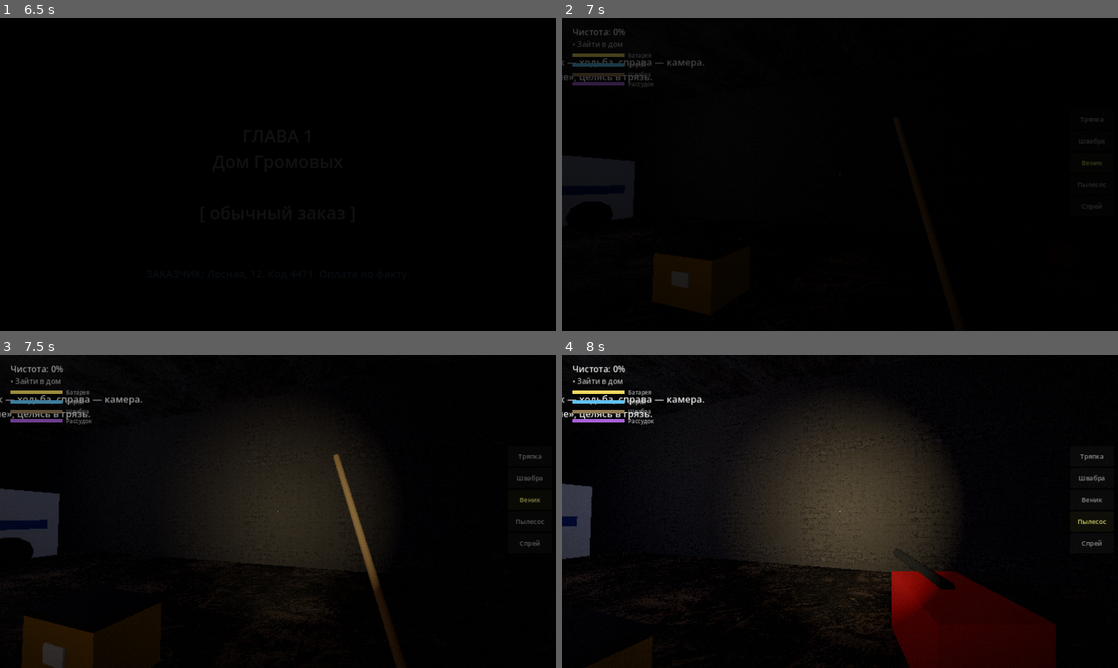
Above: before the commit, frames 1-4 (two rows, left to right).
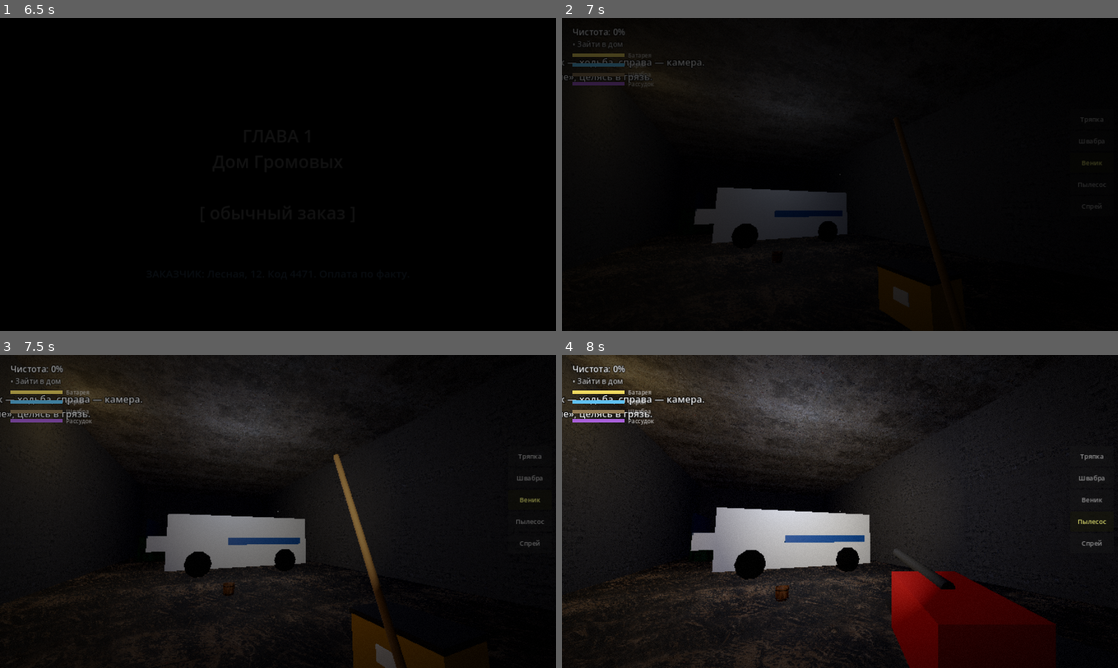
Above: after the commit, the same moments.

Repository: pyfoldev/Claude
Game: Godot game, scene res://main.tscn
The game is run twice, just before and just after one commit, with the same random seed, the same clock (stepped at 60 frames per second) and the same inputs.
Inputs (mouse positions are in pixels of both pictures, inside the frame that each line leads up to):
- Up to frame 1 (6.5 s): click "Новая игра" at 0.5 s; click "Тряпка" at 1.25 s; click "Швабра" at 2 s; click "Веник" at 2.75 s; click "Пылесос" at 3.5 s; click "Спрей" at 4.25 s; tap Enter at 5 s; move the mouse to (305, 174) at 5.02 s; hold Q (tool_next) 5.03-5.78 s; hold W (move_forward) from 5.03 s (still down); click (305, 174) at 5.17 s; move the mouse to (250, 174) at 5.77 s; tap E (action) at 5.85 s; click (250, 174) at 5.92 s; tap Q (tool_next) at 6.05 s
- Up to frame 2 (7 s): keep holding W (move_forward); move the mouse to (851, 168) at 6.52 s; hold C (crouch) from 6.53 s (still down); click (851, 168) at 6.67 s; tap Q (tool_next) at 6.8 s
- Up to frame 3 (7.5 s): keep holding W (move_forward); move the mouse to (272, 517) at 7.27 s; release C (crouch) at 7.28 s; tap F (flashlight) at 7.35 s; click (272, 517) at 7.42 s
- Up to frame 4 (8 s): keep holding W (move_forward); tap Q (tool_next) at 7.55 s

Frame 1 is identical in both runs. In frame 2, 4.0% of the frame differs, in the area x 10-65%, y 15-93%; in frame 3, 21%; in frame 4, 34%, in the area x 0-92%, y 0-100%.

Commit message:
Фикс управления (стик, скорость камеры), реалистичные модели Poly Haven, лучшие монстры

Diff:
--- a/monsters/models.gd
+++ b/monsters/models.gd
@@ -6,7 +6,7 @@
 	piv.name = name
 	piv.position = pos
 	parent.add_child(piv)
-	Props.box(piv, size, Vector3(0, -size.y / 2.0, 0) + pivot_off, mat)
+	Props.cap(piv, maxf(size.x, size.z) * 0.55, size.y, Vector3(0, -size.y / 2.0, 0) + pivot_off, mat)
 	return piv
 
 static func _eyes(parent: Node3D, y: float, z: float, spread: float, size: float, color: Color) -> void:
@@ -23,7 +23,7 @@
 			var sc: float = o.get("scale", 1.0)
 			root.set_meta("head", 1.75 * sc)
 			var body := Node3D.new(); body.name = "body"; root.add_child(body)
-			Props.box(body, Vector3(0.5, 0.8, 0.28), Vector3(0, 1.1, 0), black)
+			Props.cap(body, 0.24, 0.95, Vector3(0, 1.15, 0), black, 1.0, 0.65)
 			Props.sph(body, 0.17, Vector3(0, 1.68, 0), black, 1.15)
 			_eyes(body, 1.7, 0.15, 0.07, 0.07, Color(1, 1, 0.95))
 			_limb(body, "arm_l", Vector3(-0.32, 1.45, 0), Vector3(0.1, 0.95, 0.1), black)
@@ -35,7 +35,7 @@
 			root.set_meta("head", 1.0)
 			var body2 := Node3D.new(); body2.name = "body"; root.add_child(body2)
 			var pale := Mats.color(Color(0.75, 0.72, 0.68), 0.9)
-			Props.box(body2, Vector3(0.28, 0.4, 0.16), Vector3(0, 0.62, 0), Mats.color(Color(0.45, 0.1, 0.1)))
+			Props.cap(body2, 0.14, 0.45, Vector3(0, 0.62, 0), Mats.color(Color(0.45, 0.1, 0.1)), 1.0, 0.7)
 			Props.sph(body2, 0.11, Vector3(0, 0.95, 0), pale, 1.1)
 			_eyes(body2, 0.96, 0.09, 0.04, 0.045, Color(0, 0, 0))
 			_limb(body2, "arm_l", Vector3(-0.18, 0.8, 0), Vector3(0.06, 0.45, 0.06), pale)
@@ -47,7 +47,7 @@
 			var suit := Mats.color(Color(0.04, 0.04, 0.05), 0.8)
 			var skin := Mats.color(Color(0.78, 0.75, 0.7), 0.7)
 			var body3 := Node3D.new(); body3.name = "body"; root.add_child(body3)
-			Props.box(body3, Vector3(0.62, 1.0, 0.34), Vector3(0, 1.55, 0), suit)
+			Props.cap(body3, 0.31, 1.2, Vector3(0, 1.6, 0), suit, 1.0, 0.6)
 			Props.sph(body3, 0.2, Vector3(0, 2.25, 0), skin, 1.3)
 			Props.box(body3, Vector3(0.05, 0.22, 0.02), Vector3(0, 2.18, 0.2), Mats.color(Color(0.02, 0.0, 0.0)))   # тонкий рот
 			_limb(body3, "arm_l", Vector3(-0.4, 2.0, 0), Vector3(0.1, 1.45, 0.1), suit)
@@ -74,7 +74,7 @@
 			var hair := Mats.color(Color(0.03, 0.02, 0.02), 1.0)
 			var b5 := Node3D.new(); b5.name = "body"; root.add_child(b5)
 			Props.cyl(b5, 0.45, 1.25, Vector3(0, 0.62, 0), dress, 0.2)
-			Props.box(b5, Vector3(0.38, 0.55, 0.22), Vector3(0, 1.5, 0), dress)
+			Props.cap(b5, 0.2, 0.7, Vector3(0, 1.5, 0), dress, 1.0, 0.7)
 			Props.sph(b5, 0.14, Vector3(0, 1.95, 0), pale2, 1.25)
 			Props.box(b5, Vector3(0.34, 1.0, 0.1), Vector3(0, 1.55, -0.1), hair)
 			Props.box(b5, Vector3(0.28, 0.22, 0.08), Vector3(0, 2.0, -0.05), hair)
@@ -87,7 +87,7 @@
 			var ov := Mats.color(Color(0.2, 0.3, 0.55), 0.9)
 			var sk := Mats.color(Color(0.7, 0.62, 0.55), 0.9)
 			var b6 := Node3D.new(); b6.name = "body"; root.add_child(b6)
-			Props.box(b6, Vector3(0.5, 0.75, 0.28), Vector3(0, 1.15, 0), ov)
+			Props.cap(b6, 0.24, 0.85, Vector3(0, 1.2, 0), ov, 1.0, 0.65)
 			Props.sph(b6, 0.15, Vector3(0, 1.65, 0), sk, 1.15)
 			_limb(b6, "arm_l", Vector3(-0.3, 1.45, 0), Vector3(0.1, 0.7, 0.1), ov)
 			_limb(b6, "arm_r", Vector3(0.3, 1.45, 0), Vector3(0.1, 0.7, 0.1), ov)
--- a/player/player.gd
+++ b/player/player.gd
@@ -144,7 +144,7 @@
 	if event is InputEventMouseButton and event.pressed and Input.mouse_mode != Input.MOUSE_MODE_CAPTURED and not get_tree().paused:
 		Input.mouse_mode = Input.MOUSE_MODE_CAPTURED
 	if event is InputEventMouseMotion and Input.mouse_mode == Input.MOUSE_MODE_CAPTURED:
-		look_delta += event.relative * 0.25
+		look_delta += event.relative * 0.35
 	if event is InputEventMouseButton and Input.mouse_mode == Input.MOUSE_MODE_CAPTURED:
 		if event.button_index == MOUSE_BUTTON_LEFT:
 			action_held = event.pressed
@@ -176,7 +176,7 @@
 		_stop_tool_loops()
 		return
 	# --- взгляд ---
-	var sens := 0.12 * float(Game.settings.sens)
+	var sens := 0.32 * float(Game.settings.sens)
 	var inv := -1.0 if Game.settings.invert else 1.0
 	if not look_lock:
 		rotation_degrees.y -= look_delta.x * sens
--- /dev/null
+++ b/tests/gallery.gd
@@ -0,0 +1,19 @@
+extends Node3D
+## Галерея пропов для проверки масштаба/ориентации: tests/gallery.tscn
+func _ready() -> void:
+	var kinds := ["sofa","armchair","table","chair","stool","bed","wardrobe","bookshelf","dresser","stove","mirror","radio","plant","bucket","crate","box","bag","kettle","statue","tv","fridge","counter","lamp","piano"]
+	var env := WorldEnvironment.new(); var e := Environment.new()
+	e.background_mode = Environment.BG_COLOR; e.background_color = Color(0.2,0.2,0.25)
+	e.ambient_light_source = Environment.AMBIENT_SOURCE_COLOR; e.ambient_light_color = Color(0.6,0.6,0.65); e.ambient_light_energy = 0.8
+	env.environment = e; add_child(env)
+	var fl := MeshInstance3D.new(); var pm := PlaneMesh.new(); pm.size = Vector2(40, 20); fl.mesh = pm; add_child(fl)
+	var l := DirectionalLight3D.new(); l.rotation_degrees = Vector3(-50, 20, 0); add_child(l)
+	for i in kinds.size():
+		var n := Props.make(kinds[i])
+		n.position = Vector3((i % 8) * 2.4 - 8.4, 0, floor(i / 8) * 3.0 - 2.5)
+		add_child(n)
+	var cam := Camera3D.new(); add_child(cam)
+	cam.position = Vector3(0, 5.0, 8.5); cam.rotation_degrees = Vector3(-30, 0, 0); cam.current = true
+	await get_tree().create_timer(0.8).timeout
+	get_viewport().get_texture().get_image().save_png("/tmp/gallery.png")
+	get_tree().quit()
--- /dev/null
+++ b/tests/gallery.tscn
@@ -0,0 +1,4 @@
+[gd_scene load_steps=2 format=3]
+[ext_resource type="Script" path="res://tests/gallery.gd" id="1"]
+[node name="Smoke" type="Node3D"]
+script = ExtResource("1")
--- /dev/null
+++ b/tests/monsters.gd
@@ -0,0 +1,13 @@
+extends Node3D
+func _ready() -> void:
+	var env := WorldEnvironment.new(); var e := Environment.new()
+	e.background_mode = Environment.BG_COLOR; e.background_color = Color(0.1,0.1,0.14)
+	e.ambient_light_source = Environment.AMBIENT_SOURCE_COLOR; e.ambient_light_color = Color(0.7,0.7,0.75); e.ambient_light_energy = 0.9
+	env.environment = e; add_child(env)
+	var l := DirectionalLight3D.new(); l.rotation_degrees = Vector3(-40, 30, 0); add_child(l)
+	var kinds := ["shadow","child","host","crawler","mother","artem"]
+	for i in kinds.size():
+		var m := MonsterModels.build(kinds[i]); m.position = Vector3(i * 1.8 - 4.5, 0, 0); m.rotation_degrees.y = 180; add_child(m)
+	var cam := Camera3D.new(); add_child(cam); cam.position = Vector3(0, 1.4, -6); cam.rotation_degrees = Vector3(-5, 180, 0); cam.current = true
+	await get_tree().create_timer(0.6).timeout
+	get_viewport().get_texture().get_image().save_png("/tmp/monsters.png"); get_tree().quit()
--- /dev/null
+++ b/tests/monsters.tscn
@@ -0,0 +1,4 @@
+[gd_scene load_steps=2 format=3]
+[ext_resource type="Script" path="res://tests/monsters.gd" id="1"]
+[node name="Smoke" type="Node3D"]
+script = ExtResource("1")
--- /dev/null
+++ b/tests/touch.gd
@@ -0,0 +1,36 @@
+extends Node
+var level
+var frames := 0
+func _ready() -> void:
+	Game.touch_mode = true
+	Game.chapter = 1; Game.checkpoint = {}
+	level = load("res://world/level.tscn").instantiate()
+	add_child(level)
+func _physics_process(_d: float) -> void:
+	frames += 1
+	var p = Game.player
+	if frames == 3:
+		level.hud.fade.color.a = 0.0
+		for c in level.hud.get_children():
+			if c is Label and c.text.begins_with("ГЛАВА"): c.queue_free()
+		p.frozen = false; level.gameplay_locked = false
+		print("touch ctrl size=", level.hud.touch.size, " visible=", level.hud.touch.visible, " player=", level.hud.touch.player)
+	if frames == 6:
+		var e := InputEventScreenTouch.new(); e.index = 0; e.pressed = true; e.position = Vector2(200, 500)
+		Input.parse_input_event(e)
+	if frames == 8:
+		var d := InputEventScreenDrag.new(); d.index = 0; d.position = Vector2(200, 400); d.relative = Vector2(0, -100)
+		Input.parse_input_event(d)
+	if frames == 10:
+		print("move_input=", p.move_input)
+	if frames == 12:
+		var e2 := InputEventScreenTouch.new(); e2.index = 1; e2.pressed = true; e2.position = Vector2(800, 300)
+		Input.parse_input_event(e2)
+		var d2 := InputEventScreenDrag.new(); d2.index = 1; d2.position = Vector2(900, 300); d2.relative = Vector2(100, 0)
+		Input.parse_input_event(d2)
+	if frames == 14:
+		print("yaw=", p.rotation_degrees.y, " pos=", p.global_position)
+	if frames == 40:
+		print("pos after=", p.global_position)
+		get_viewport().get_texture().get_image().save_png("/tmp/touch.png")
+		get_tree().quit()
--- /dev/null
+++ b/tests/touch.tscn
@@ -0,0 +1,4 @@
+[gd_scene load_steps=2 format=3]
+[ext_resource type="Script" path="res://tests/touch.gd" id="1"]
+[node name="Smoke" type="Node"]
+script = ExtResource("1")
--- a/ui/touch_controls.gd
+++ b/ui/touch_controls.gd
@@ -15,8 +15,8 @@
 
 func _ready() -> void:
 	mouse_filter = Control.MOUSE_FILTER_IGNORE
-	set_anchors_preset(Control.PRESET_FULL_RECT)
-	resized.connect(_layout)
+	position = Vector2.ZERO
+	size = get_viewport().get_visible_rect().size
 	_layout()
 
 func _layout() -> void:
@@ -26,7 +26,7 @@
 		"action": {"c": Vector2(s.x - 140 * k, s.y - 150 * k), "r": 82 * k, "label": "ДЕЙСТВИЕ"},
 		"flash": {"c": Vector2(s.x - 300 * k, s.y - 95 * k), "r": 52 * k, "label": "ФОНАРЬ"},
 		"crouch": {"c": Vector2(s.x - 300 * k, s.y - 225 * k), "r": 48 * k, "label": "ПРИСЕСТЬ"},
-		"tool_next": {"c": Vector2(s.x - 140 * k, s.y - 320 * k), "r": 48 * k, "label": "СМЕНА"},
+		"tool_next": {"c": Vector2(s.x - 300 * k, s.y - 355 * k), "r": 48 * k, "label": "СМЕНА"},
 		"notebook": {"c": Vector2(s.x - 70, 62), "r": 40, "label": "БЛОКНОТ"},
 		"pause": {"c": Vector2(s.x - 160, 62), "r": 34, "label": "II"},
 	}
@@ -76,7 +76,7 @@
 			if v.length() > 1.0:
 				stick_origin = stick_pos - v.normalized() * STICK_R
 		elif event.index == look_id:
-			player.look_delta += (p2 - look_last) * 0.55
+			player.look_delta += (p2 - look_last) * 1.0
 			look_last = p2
 		queue_redraw()
 
@@ -103,6 +103,12 @@
 			if down: hud.toggle_pause()
 
 func _process(_d: float) -> void:
+	var vs := get_viewport().get_visible_rect().size
+	if size != vs:
+		position = Vector2.ZERO
+		size = vs
+		_layout()
+		queue_redraw()
 	if player and (stick_id != -1 or not btn_touch.is_empty()):
 		queue_redraw()
 
--- a/world/chapters/ch1.gd
+++ b/world/chapters/ch1.gd
@@ -11,7 +11,7 @@
 func build(L: Level) -> void:
 	var b := L.b
 	var legend := {
-		"Y": {"name": "Двор", "floor": "floor_conc", "wall": "wall_brick", "ceil": "wall_grey", "light": 0.6, "light_color": Color(0.6, 0.7, 1.0), "h": 4.0, "wall_tint": Color(0.5, 0.5, 0.55)},
+		"Y": {"name": "Двор", "floor": "floor_conc", "wall": "wall_brick", "ceil": "wall_grey", "light": 1.4, "light_color": Color(0.7, 0.78, 1.0), "h": 4.0, "wall_tint": Color(0.5, 0.5, 0.55)},
 		"H": {"name": "Прихожая", "floor": "floor_wood", "wall": "wall_paper", "light": 0.9},
 		"K": {"name": "Кухня", "floor": "floor_tile", "wall": "wall_plaster", "wall_tint": Color(0.8, 0.8, 0.7), "light": 1.1},
 		"P": {"name": "Кладовая", "floor": "floor_lino", "wall": "wall_grey", "light": 0.6},
--- a/world/common.gd
+++ b/world/common.gd
@@ -145,7 +145,7 @@
 	Common.van_exit(L, b.P(room, 0.4, 0.62), 90)
 	b.lamp_light(b.P(room, 0.9, 0.5, 3.2), Color(1, 0.9, 0.6), 0.6, 9.0)
 
-const YARD_SPEC := {"name": "Двор", "floor": "floor_conc", "wall": "wall_brick", "ceil": "wall_grey", "light": 0.6, "light_color": Color(0.6, 0.7, 1.0), "h": 4.0, "wall_tint": Color(0.5, 0.5, 0.55)}
+const YARD_SPEC := {"name": "Двор", "floor": "floor_conc", "wall": "wall_brick", "ceil": "wall_grey", "light": 1.4, "light_color": Color(0.7, 0.78, 1.0), "h": 4.0, "wall_tint": Color(0.5, 0.5, 0.55)}
 
 ## Сумма требований по умолчанию для finish_gate.
 static func gate(L: Level, min_progress: float, flag_name := "") -> Array:
--- a/world/props.gd
+++ b/world/props.gd
@@ -31,6 +31,14 @@
 	s.radial_segments = 10; s.rings = 6
 	var m := _mi(parent, s, pos, mat)
 	m.scale.y = sy
+	return m
+
+static func cap(parent: Node, r: float, h: float, pos: Vector3, mat: Material, sx := 1.0, sz := 1.0) -> MeshInstance3D:
+	var c := CapsuleMesh.new()
+	c.radius = r; c.height = maxf(h, r * 2.0 + 0.01)
+	c.radial_segments = 12; c.rings = 4
+	var m := _mi(parent, c, pos, mat)
+	m.scale = Vector3(sx, 1.0, sz)
 	return m
 
 static func col(root: Node3D, size: Vector3, center: Vector3, layer := 8) -> StaticBody3D:
@@ -45,7 +53,96 @@
 	root.add_child(sb)
 	return sb
 
+# Реалистичные модели Poly Haven (CC0). fit: h — по высоте, w — по большей стороне основания, box — по трём осям.
+const MODELS := {
+	"sofa": {"id": "sofa_02", "fit": "w", "v": 2.0},
+	"armchair": {"id": "ArmChair_01", "fit": "h", "v": 0.95},
+	"table": {"id": "WoodenTable_01", "fit": "box", "v": Vector3(1.4, 0.76, 0.8)},
+	"chair": {"id": "WoodenChair_01", "fit": "h", "v": 0.92},
+	"stool": {"id": "wooden_stool_01", "fit": "h", "v": 0.5},
+	"bed": {"id": "old_bed_frame", "fit": "w", "v": 2.1},
+	"wardrobe": {"id": "vintage_cabinet_01", "fit": "h", "v": 2.0},
+	"bookshelf": {"id": "wooden_bookshelf_worn", "fit": "h", "v": 2.0},
+	"dresser": {"id": "drawer_cabinet", "fit": "h", "v": 0.95},
+	"stove": {"id": "electric_stove", "fit": "h", "v": 0.9},
+	"mirror": {"id": "ornate_mirror_01", "fit": "h", "v": 1.5},
+	"radio": {"id": "vintage_radio_transceiver", "fit": "h", "v": 0.3},
+	"plant": {"id": "potted_plant_01", "fit": "h", "v": 1.1},
+	"bucket": {"id": "wooden_bucket_01", "fit": "h", "v": 0.35},
+	"crate": {"id": "wooden_crate_01", "fit": "h", "v": 0.6},
+	"box": {"id": "cardboard_box_01", "fit": "h", "v": 0.45},
+	"bag": {"id": "trashbag", "fit": "h", "v": 0.55},
+	"kettle": {"id": "vintage_electric_kettle", "fit": "h", "v": 0.22},
+	"suitcase": {"id": "vintage_suitcase", "fit": "h", "v": 0.55},
+	"statue": {"id": "gothic_statue", "fit": "h", "v": 1.8},
+	"nightstand": {"id": "ClassicNightstand_01", "fit": "h", "v": 0.6},
+	"vase": {"id": "ceramic_vase_01", "fit": "h", "v": 0.35},
+	"books": {"id": "book_encyclopedia_set_01", "fit": "w", "v": 0.4},
+}
+static var _scenes: Dictionary = {}
+
+static func _aabb_rec(n: Node3D, parent_xf: Transform3D, acc: Array) -> void:
+	var xf := parent_xf * n.transform
+	if n is MeshInstance3D and n.mesh:
+		var a: AABB = xf * n.get_aabb()
+		acc[0] = a if acc[0] == null else (acc[0] as AABB).merge(a)
+	for c in n.get_children():
+		if c is Node3D:
+			_aabb_rec(c, xf, acc)
+
+static func model(kind: String, o := {}) -> Node3D:
+	if not MODELS.has(kind):
+		return null
+	var m: Dictionary = MODELS[kind]
+	var path := "res://assets/models/%s/%s.gltf" % [m.id, m.id]
+	if not _scenes.has(path):
+		_scenes[path] = load(path) if ResourceLoader.exists(path) else null
+	var ps: PackedScene = _scenes[path]
+	if ps == null:
+		return null
+	var inst: Node3D = ps.instantiate()
+	var acc := [null]
+	_aabb_rec(inst, Transform3D.IDENTITY, acc)
+	if acc[0] == null:
+		inst.queue_free()
+		return null
+	var bb: AABB = acc[0]
+	var sc := Vector3.ONE
+	match m.fit:
+		"h": sc = Vector3.ONE * (float(m.v) / maxf(bb.size.y, 0.001))
+		"w": sc = Vector3.ONE * (float(m.v) / maxf(maxf(bb.size.x, bb.size.z), 0.001))
+		"box":
+			var v: Vector3 = m.v
+			if o.has("w"): v.x = o.w
+			if o.has("d"): v.z = o.d
+			sc = Vector3(v.x / maxf(bb.size.x, 0.001), v.y / maxf(bb.size.y, 0.001), v.z / maxf(bb.size.z, 0.001))
+	if o.has("s") and kind in ["crate", "box"]:
+		sc = Vector3.ONE * (float(o.s) / maxf(bb.size.y, 0.001))
+	var holder := Node3D.new()
+	holder.name = kind
+	var yaw: float = float(m.get("yaw", 0.0))
+	inst.scale = sc
+	var ctr := bb.get_center()
+	inst.position = Vector3(-ctr.x * sc.x, -bb.position.y * sc.y, -ctr.z * sc.z)
+	holder.add_child(inst)
+	var size := bb.size * sc
+	holder.set_meta("size", size)
+	if kind == "bed":
+		var fab := Mats.tex("fabric", 0.9, o.get("tint", Color(0.62, 0.6, 0.66)))
+		var long_x := size.x >= size.z
+		var ms := Vector3(size.x - 0.12, 0.2, size.z - 0.12)
+		box(holder, ms, Vector3(0, 0.42, 0), Mats.color(Color(0.82, 0.8, 0.74), 0.95))
+		box(holder, Vector3(ms.x if not long_x else ms.x * 0.62, 0.07, ms.z if long_x else ms.z * 0.62), Vector3((ms.x * 0.18) if long_x else 0.0, 0.55, 0.0 if long_x else (ms.z * 0.18)), fab)
+		box(holder, Vector3(0.4, 0.12, 0.7) if long_x else Vector3(0.7, 0.12, 0.4), Vector3(-ms.x * 0.38, 0.58, 0.0) if long_x else Vector3(0.0, 0.58, -ms.z * 0.38), Mats.color(Color(0.92, 0.92, 0.9), 0.95))
+	if kind not in ["bag", "mirror", "radio", "kettle", "books", "vase"]:
+		col(holder, size, Vector3(0, size.y / 2.0, 0))
+	return holder
+
 static func make(kind: String, o := {}) -> Node3D:
+	var mdl := model(kind, o)
+	if mdl != null:
+		mdl.name = kind
+		return mdl
 	var r := Node3D.new()
 	r.name = kind
 	var wood := Mats.tex("wood", 0.8, Color(0.75, 0.62, 0.5))
Binary file added: assets/models/ArmChair_01/ArmChair_01.bin
Not shown, added: assets/models/ArmChair_01/ArmChair_01.gltf
Not shown, added: assets/models/ArmChair_01/ArmChair_01.gltf.import
Binary file added: assets/models/ArmChair_01/textures/Armchair_01_arm_1k.jpg
Not shown, added: assets/models/ArmChair_01/textures/Armchair_01_arm_1k.jpg.import
Binary file added: assets/models/ArmChair_01/textures/Armchair_01_diff_1k.jpg
Not shown, added: assets/models/ArmChair_01/textures/Armchair_01_diff_1k.jpg.import
Binary file added: assets/models/ArmChair_01/textures/Armchair_01_nor_gl_1k.jpg
Not shown, added: assets/models/ArmChair_01/textures/Armchair_01_nor_gl_1k.jpg.import
Binary file added: assets/models/ClassicNightstand_01/ClassicNightstand_01.bin
Not shown, added: assets/models/ClassicNightstand_01/ClassicNightstand_01.gltf
Not shown, added: assets/models/ClassicNightstand_01/ClassicNightstand_01.gltf.import
(and 418 more such lines)
